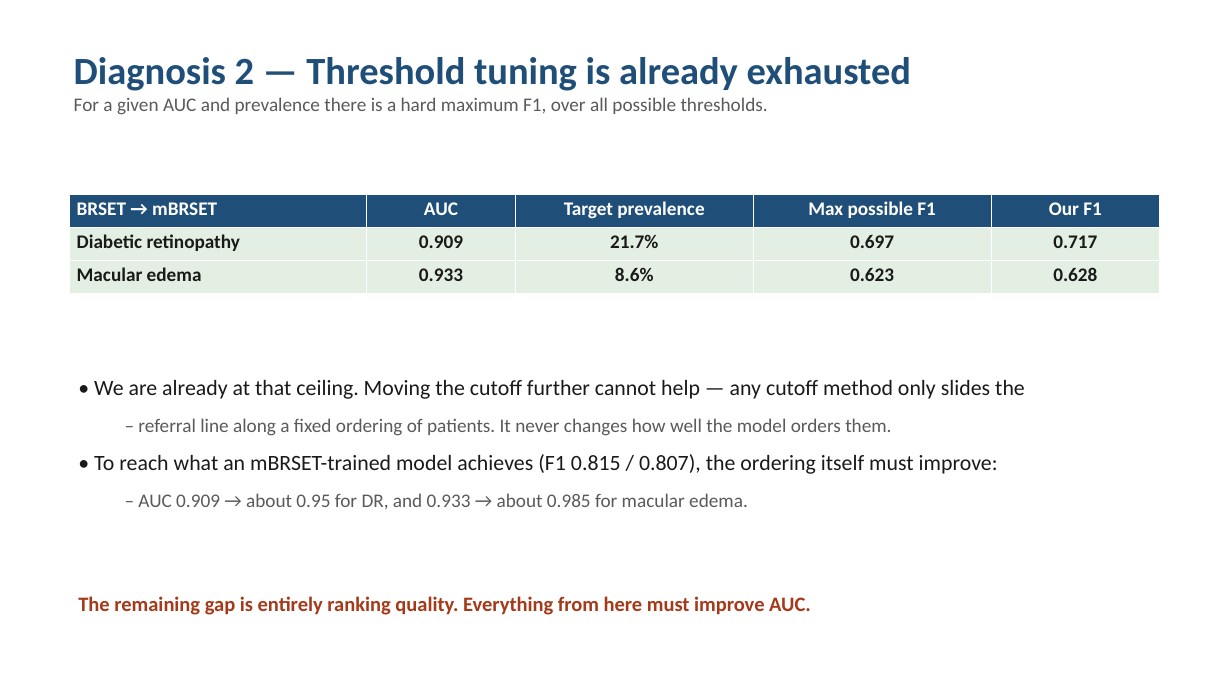
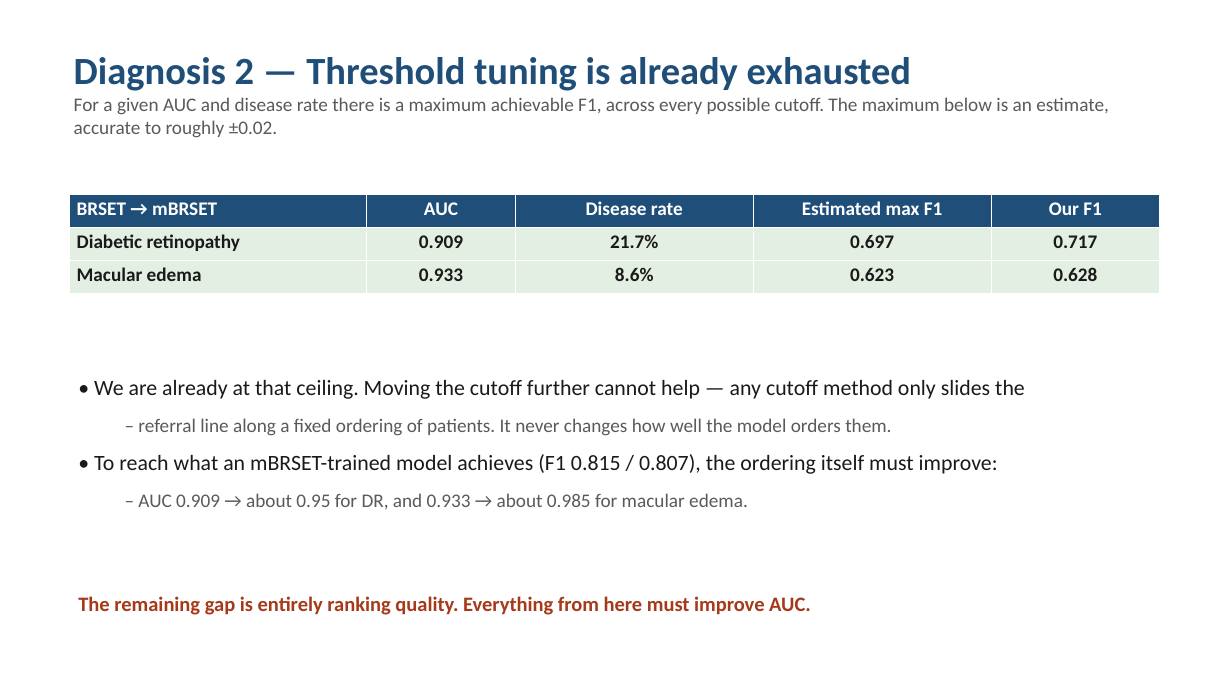
Before and after one commit to Sahith59/brset-convnextv2, a slide deck: slide 9 of presentation/BRSET_ConvNeXtV2_Progress.pptx. Drawn at 1232x693 pixels with LibreOffice and Linux fonts; fonts in the diff are those of the drawing. Boxes give left, top, right and bottom in pixels: in the first picture for what was removed or moved away, otherwise in the second. Text is boxed around its words. In the diff, an @@ line names an element or a change of style, - is before the commit and + after.

```diff
--- a/presentation/BRSET_ConvNeXtV2_Progress.pptx
+++ b/presentation/BRSET_ConvNeXtV2_Progress.pptx
@@ text at <box>74,97,1109,138</box>: text changed @@
-For a given AUC and prevalence there is a hard maximum F1, over all possible thresholds.
+For a given AUC and disease rate there is a maximum achievable F1, across every possible cutoff. The maximum below is an estimate, accurate to roughly ±0.02.
@@ table at <box>69,194,1159,294</box> @@
-row 1, column 3: Target prevalence
+row 1, column 3: Disease rate
-row 1, column 4: Max possible F1
+row 1, column 4: Estimated max F1
```
Also in this commit, not shown: 4 other slides changed, 1 other file.
